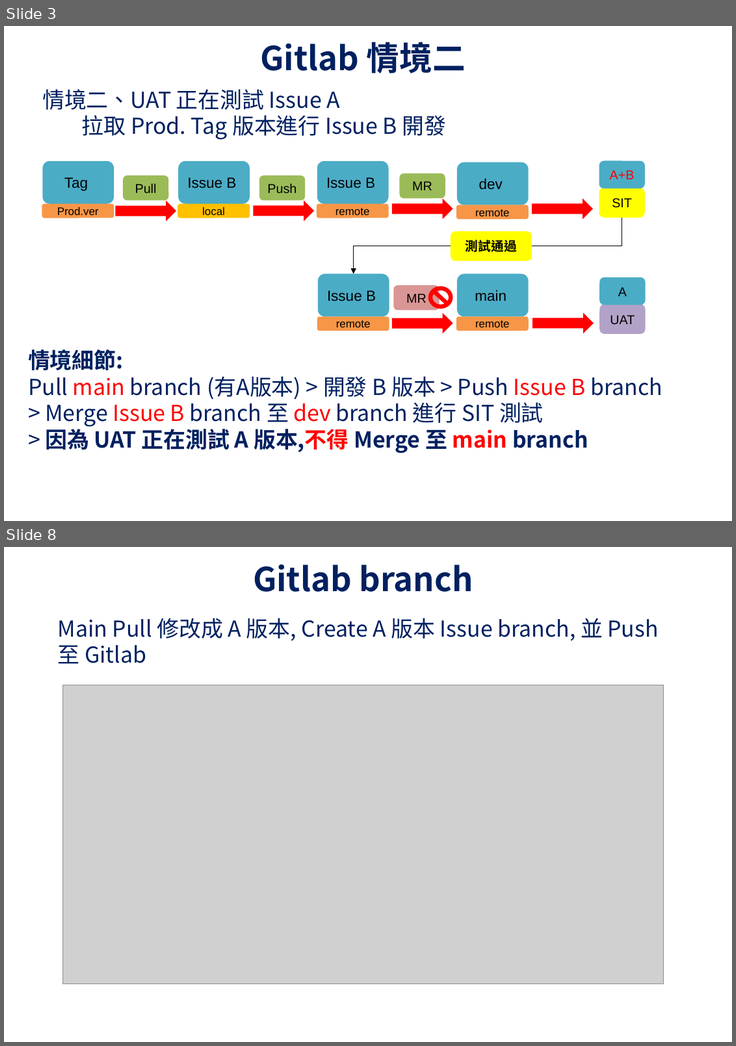
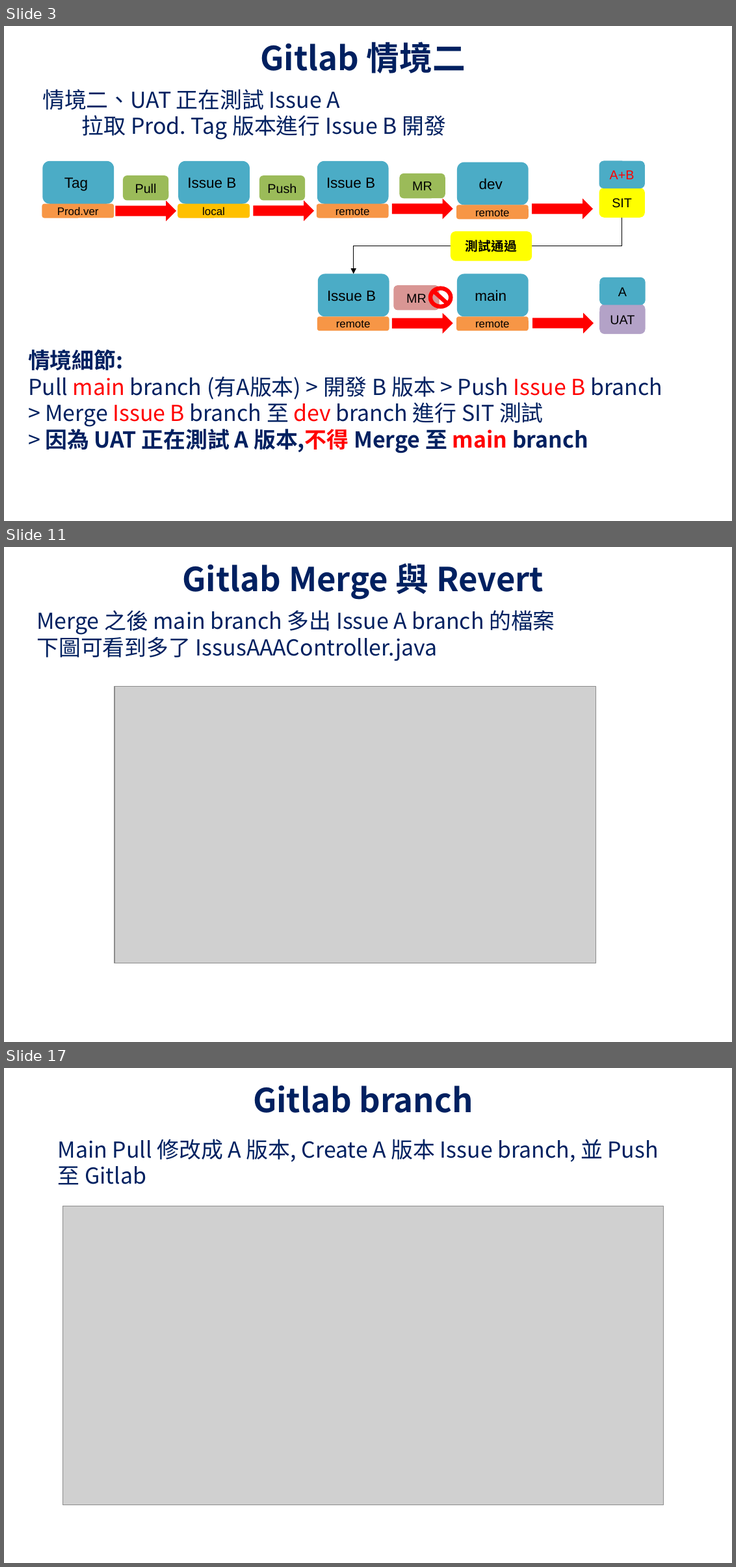
Before and after one commit to UDFWu/transfile, a slide deck: CICD Process.pptx. Shown one above the other, each under a label of ours: slides 3 and 8 before the commit, slides 3, 11 and 17 after it; the slides between them are not shown. The pictures are 736x1046 and 736x1567 pixels, drawn with LibreOffice and Linux fonts; fonts in the diff are those of the drawing; grey boxes stand for pictures; background and template pictures are left out. Boxes give left, top, right and bottom in pixels: in the first picture for what was removed or moved away, otherwise in the second. Text is boxed around its words. In the diff, an @@ line names an element or a change of style, - is before the commit and + after.

```diff
--- a/CICD Process.pptx
+++ b/CICD Process.pptx
@@ slide 11 added at (x1=4, y1=547, x2=732, y2=1042), background picture (left out) @@
@@ title added at (x1=183, y1=563, x2=544, y2=600), 36 pt, text #002060, bold @@
+Gitlab Merge 與 Revert
@@ text added at (x1=36, y1=610, x2=555, y2=661), 24 pt, text #002060 @@
+Merge 之後 main branch 多出 Issue A branch 的檔案
+下圖可看到多了 IssusAAAController.java
@@ picture added at (x1=114, y1=686, x2=596, y2=963) @@
@@ what was slide 8 is now slide 17 @@
```
Also in this commit, not shown: 5 slides changed, 8 other slides added.
